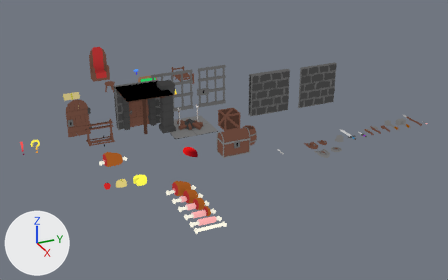
The Blender file blender/props.blend as it was, and as the next commit left it.
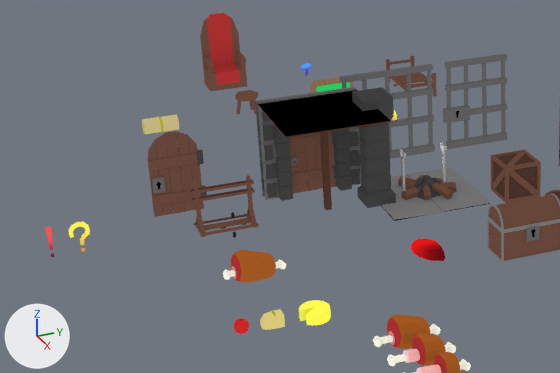
Each version appears first whole from a 50 mm lens placed at (12.01, -4.54, 5.51), pointed at (0.35, 0.71, -0.32), and next in a close-up on the part from 0% to 56% of the width and 15% to 74% of the height. The axes (+X, +Y, +Z) are drawn at lower left. The lights are the same throughout.

In view in the first close-up: 'BrickWallHole1', 'CellDoor1', 'CellWall1', 'Chest1', 'ChestLid1', 'LockedDoor1', 'Pillar1', 'RoastingStick', 'StoneTileGround1', 'Throne', 'WeaponRack', 'WoodenCrate', 'WoodenDoor1', 'WoodenRoof1'.
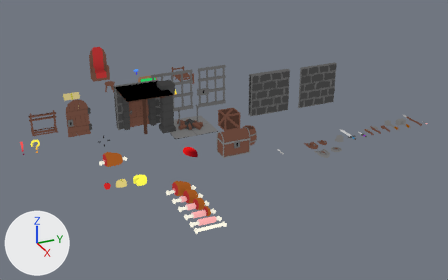
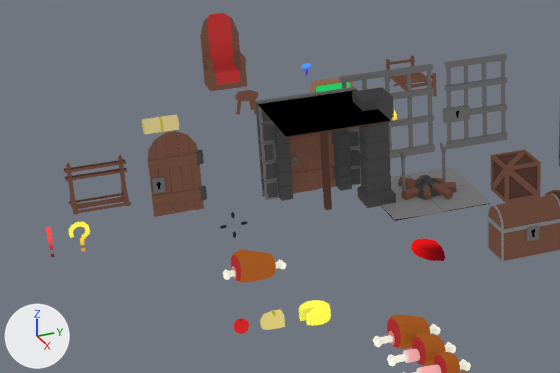
What differs and where, as boxes [x1, y1, x2, y2] in the close-ups (560 x 373 px):
'WeaponRack', moved: before [191, 175, 259, 237]; after [64, 155, 131, 215]
'RoastingStick', recoloured, surface changed: [399, 143, 447, 192] in both

Patch to the scene script:
```diff
--- a/blender/props.blend.py
+++ b/blender/props.blend.py
@@ me_roastingstick @@
 me_roastingstick.from_pydata(...)  # 24 vertices, 20 faces; spans x -0.061..0.0, y 0.202..0.227, z 0.0..0.469
 # used by ob_roastingstick; location = (0.0, 0.0, 0.0)
+# me_roastingstick part 1: texture (UV) coordinates of 20 of 20 faces, centred in x -0.059..-0.006, y 0.202..0.227, z 0.0..0.469, changed; they spanned u 0.12..0.88, v 0.0..1.0 and now span u 0.39..0.41, v 0.98..0.99
+me_roastingstick.materials.append(mat_previewmaterial)
@@ ob_weaponrack @@
 ob_weaponrack = bpy.data.objects.new('WeaponRack', me_weaponrack)
-ob_weaponrack.location = (0.0, -2.0, 0.0)
+ob_weaponrack.location = (-1.0, -3.0, 0.0)
 _m = ob_weaponrack.modifiers.new('Mirror', 'MIRROR')
```
